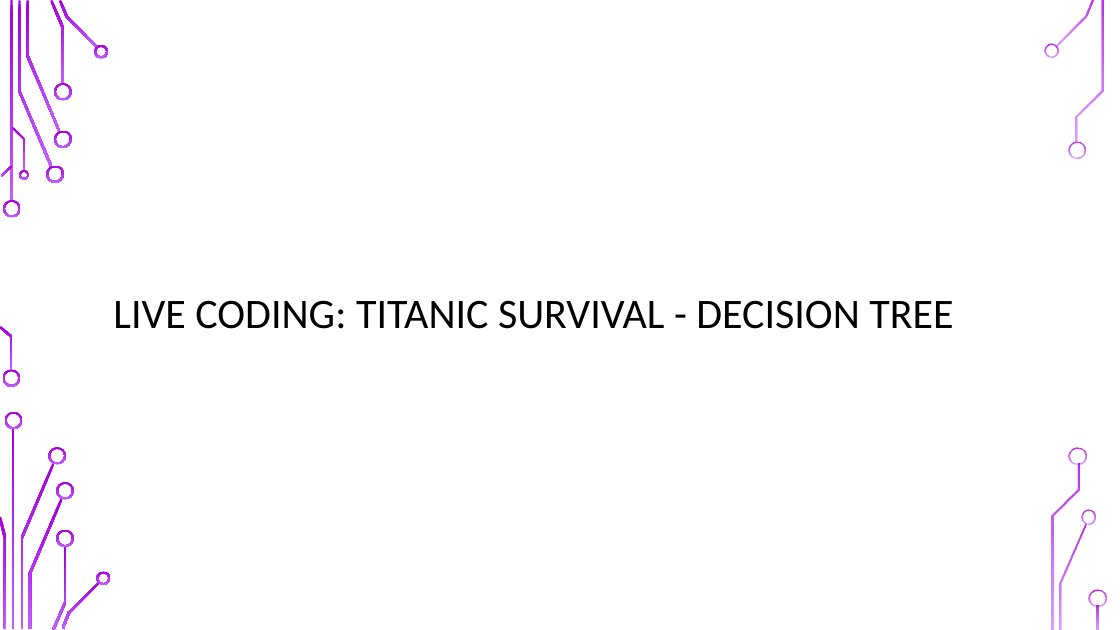
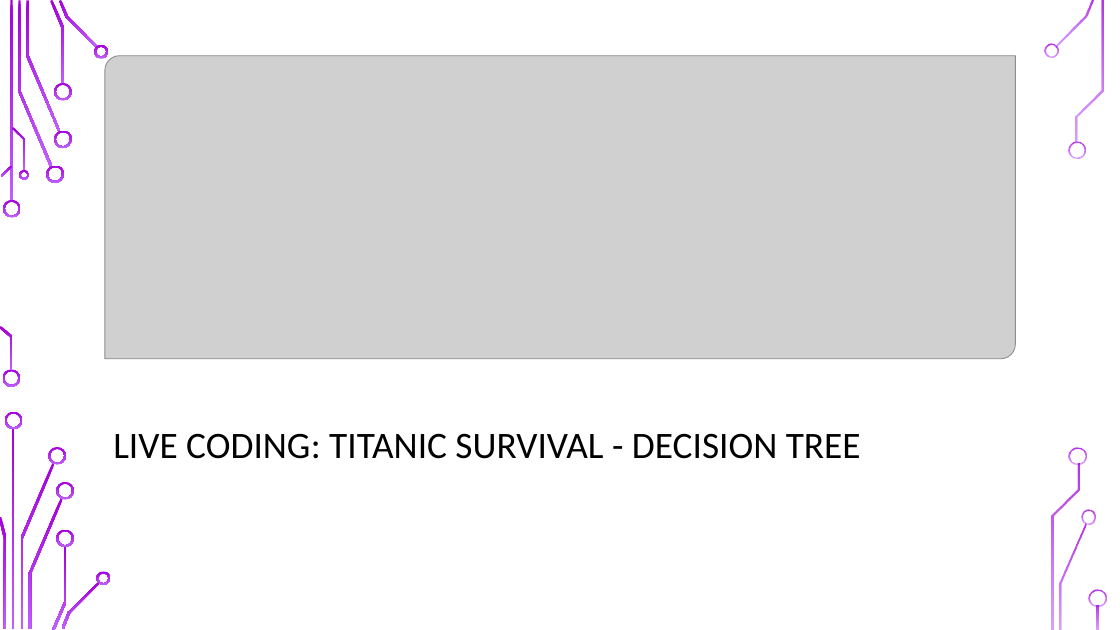
Before and after one commit to UOMDSS/workshops-2021-2022, a slide deck: slide 12 of semester-2-2021-2022/week-6-decision-tree/Decision_Tree.pptx. Drawn at 1120x630 pixels with LibreOffice and Linux fonts; fonts in the diff are those of the drawing; grey boxes stand for pictures; background and template pictures are left out. Boxes give left, top, right and bottom in pixels: in the first picture for what was removed or moved away, otherwise in the second. Text is boxed around its words. In the diff, an @@ line names an element or a change of style, - is before the commit and + after.

```diff
--- a/semester-2-2021-2022/week-6-decision-tree/Decision_Tree.pptx
+++ b/semester-2-2021-2022/week-6-decision-tree/Decision_Tree.pptx
@@ picture added at bbox=[105, 55, 1016, 359] @@
@@ title "LIVE CODING: TITANIC SURVIVAL - ...": place and size @@
-title "LIVE CODING: TITANIC SURVIVAL - ..." at bbox=[113, 300, 953, 329]
+title "LIVE CODING: TITANIC SURVIVAL - ..." at bbox=[113, 433, 861, 459]
@@ title "LIVE CODING: TITANIC SURVIVAL - ..." at bbox=[113, 433, 861, 459]: size 36 to 32 pt; vertical alignment middle to bottom @@
```
Also in this commit, not shown: 2 other slides changed.
